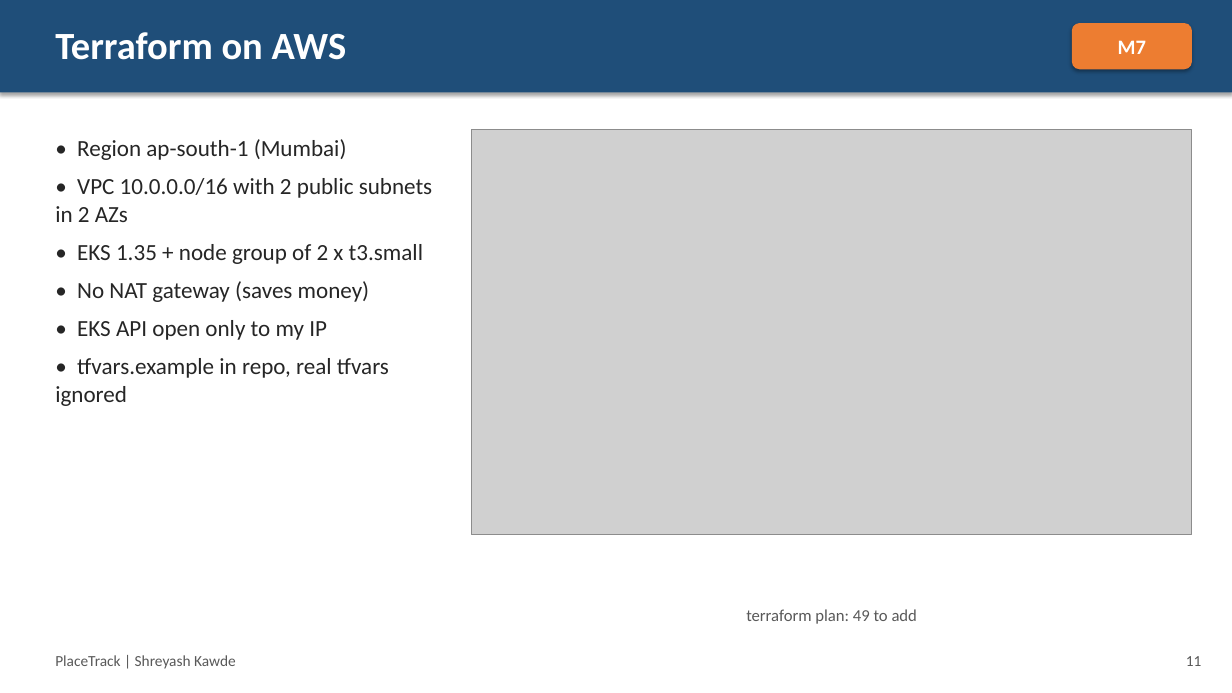
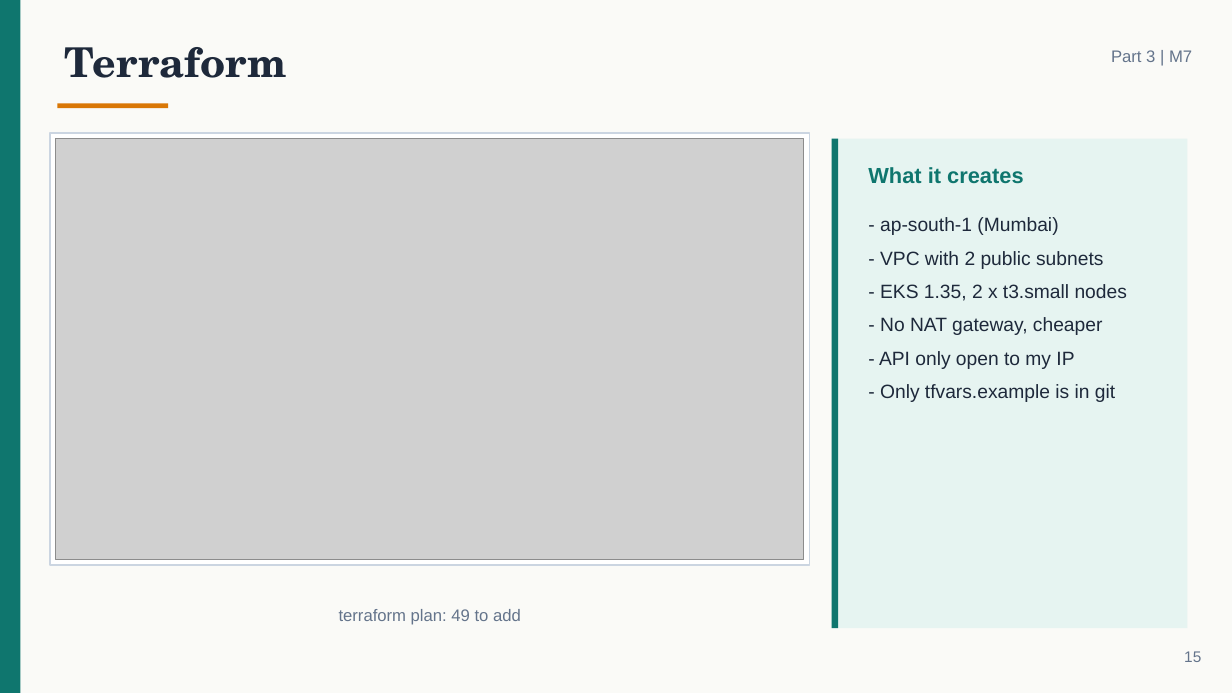
Before and after one commit to Shreyash-Beyond-Journeys-End/Devops_Final_Project, a slide deck: slide 15 of PlaceTrack-Capstone.pptx (slide 11 before the commit). Drawn at 1232x693 pixels with LibreOffice and Linux fonts; fonts in the diff are those of the drawing; grey boxes stand for pictures. Boxes give left, top, right and bottom in pixels: in the first picture for what was removed or moved away, otherwise in the second. Text is boxed around its words. In the diff, an @@ line names an element or a change of style, - is before the commit and + after.

```diff
--- a/PlaceTrack-Capstone.pptx
+++ b/PlaceTrack-Capstone.pptx
@@ rectangle removed at bbox=[0, 0, 1232, 92] @@
@@ rectangle added at bbox=[0, 0, 1232, 693], fill #FAFAF7 @@
@@ rectangle added at bbox=[0, 0, 20, 693], fill #0F766E @@
@@ rounded rectangle removed at bbox=[1072, 23, 1192, 69] @@
-M7
@@ text at bbox=[64, 47, 286, 78]: text changed; size 30 to 32 pt; font Calibri to TeX Gyre Schola; text colour #FFFFFF to #1E293B @@
-Terraform on AWS
+Terraform
@@ text added at bbox=[1111, 50, 1192, 62], 13 pt, text #64748B @@
+Part 3 | M7
@@ rectangle added at bbox=[57, 104, 168, 108], fill #D97706 @@
@@ rectangle added at bbox=[50, 133, 810, 566], fill #FFFFFF, outline #CBD5E1 1 pt @@
@@ picture: place and size @@
-picture at bbox=[471, 129, 1192, 535]
+picture at bbox=[55, 139, 804, 560]
@@ rectangle added at bbox=[832, 139, 1188, 628], fill #E6F4F1 @@
@@ rectangle added at bbox=[832, 139, 838, 628], fill #0F766E @@
@@ text added at bbox=[868, 167, 1023, 184], 17 pt, text #0F766E, bold @@
+What it creates
@@ text at bbox=[879, 217, 1127, 402]: text changed; size 18 to 15 pt; font Calibri to Arial; text colour #262626 to #1E293B @@
-• Region ap-south-1 (Mumbai)
-• VPC 10.0.0.0/16 with 2 public subnets in 2 AZs
-• EKS 1.35 + node group of 2 x t3.small
-• No NAT gateway (saves money)
-• EKS API open only to my IP
-• tfvars.example in repo, real tfvars ignored
+- ap-south-1 (Mumbai)
+- VPC with 2 public subnets
+- EKS 1.35, 2 x t3.small nodes
+- No NAT gateway, cheaper
+- API only open to my IP
+- Only tfvars.example is in git
@@ text "terraform plan: 49 to add": place and size @@
-text "terraform plan: 49 to add" at bbox=[746, 609, 917, 624]
+text "terraform plan: 49 to add" at bbox=[339, 609, 521, 625]
@@ text "terraform plan: 49 to add" at bbox=[339, 609, 521, 625]: font Calibri to Arial, text colour #595959 to #64748B; less space between paragraphs @@
@@ text removed at bbox=[55, 655, 236, 669] @@
-PlaceTrack | Shreyash Kawde
@@ text added at bbox=[1184, 651, 1201, 662], 12 pt, text #64748B @@
+15
@@ text removed at bbox=[1186, 656, 1202, 666] @@
-11
```
Also in this commit, not shown: 10 other slides changed, 14 slides added, 9 slides removed, 1 other file.
